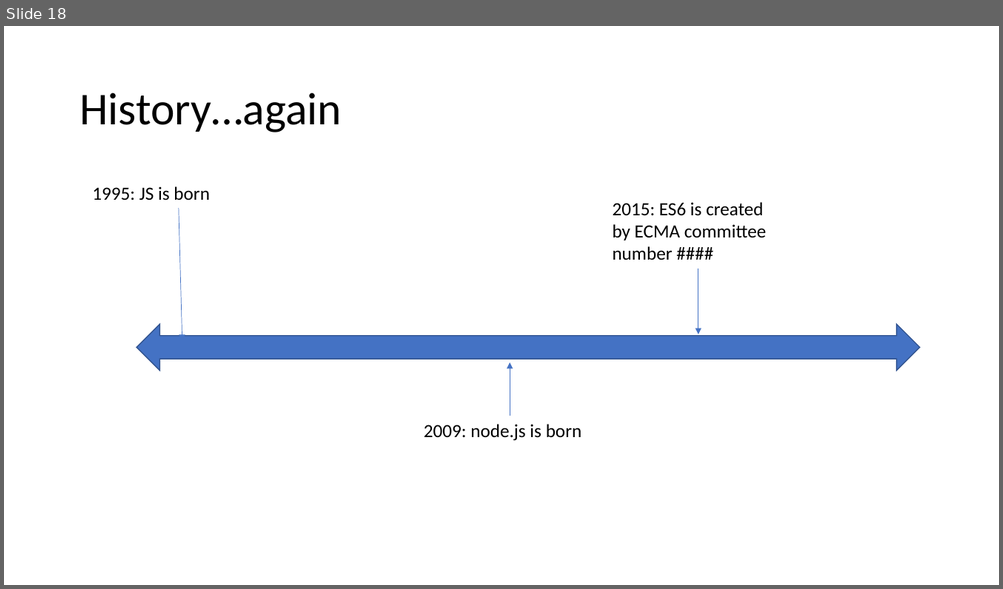
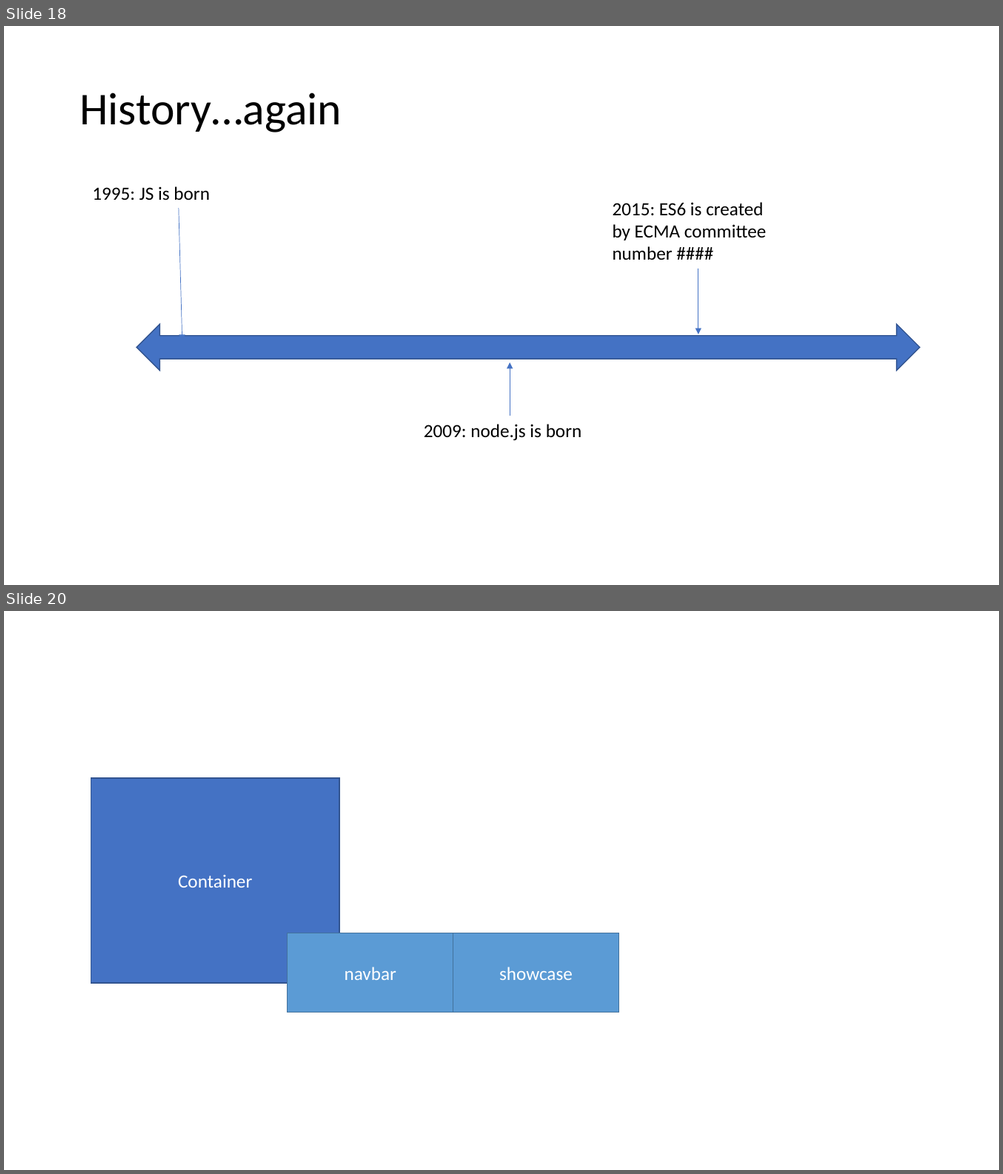
Before and after one commit to 2011JavaReact/Training, a slide deck: Week4/Week4.pptm. Shown one above the other, each under a label of ours: slide 18 before the commit, slides 18 and 20 after it; the slides between them are not shown. The pictures are 1003x589 and 1003x1174 pixels, drawn with LibreOffice and Linux fonts; fonts in the diff are those of the drawing. Boxes give left, top, right and bottom in pixels: in the first picture for what was removed or moved away, otherwise in the second. Text is boxed around its words. In the diff, an @@ line names an element or a change of style, - is before the commit and + after.

```diff
--- a/Week4/Week4.pptm
+++ b/Week4/Week4.pptm
@@ slide 20 added at bbox=[4, 611, 999, 1170], background #FFFFFF @@
@@ rectangle added at bbox=[91, 778, 340, 983], fill #4472C4, outline #325491 1 pt, 18 pt, text #FFFFFF @@
+Container
@@ rectangle added at bbox=[287, 934, 453, 1013], fill #5B9BD5, outline #43739E 1 pt, 18 pt, text #FFFFFF @@
+navbar
@@ rectangle added at bbox=[453, 934, 619, 1013], fill #5B9BD5, outline #43739E 1 pt, 18 pt, text #FFFFFF @@
+showcase
```
Also in this commit, not shown: 1 other slide added, 1 slide removed, 4 other files.
